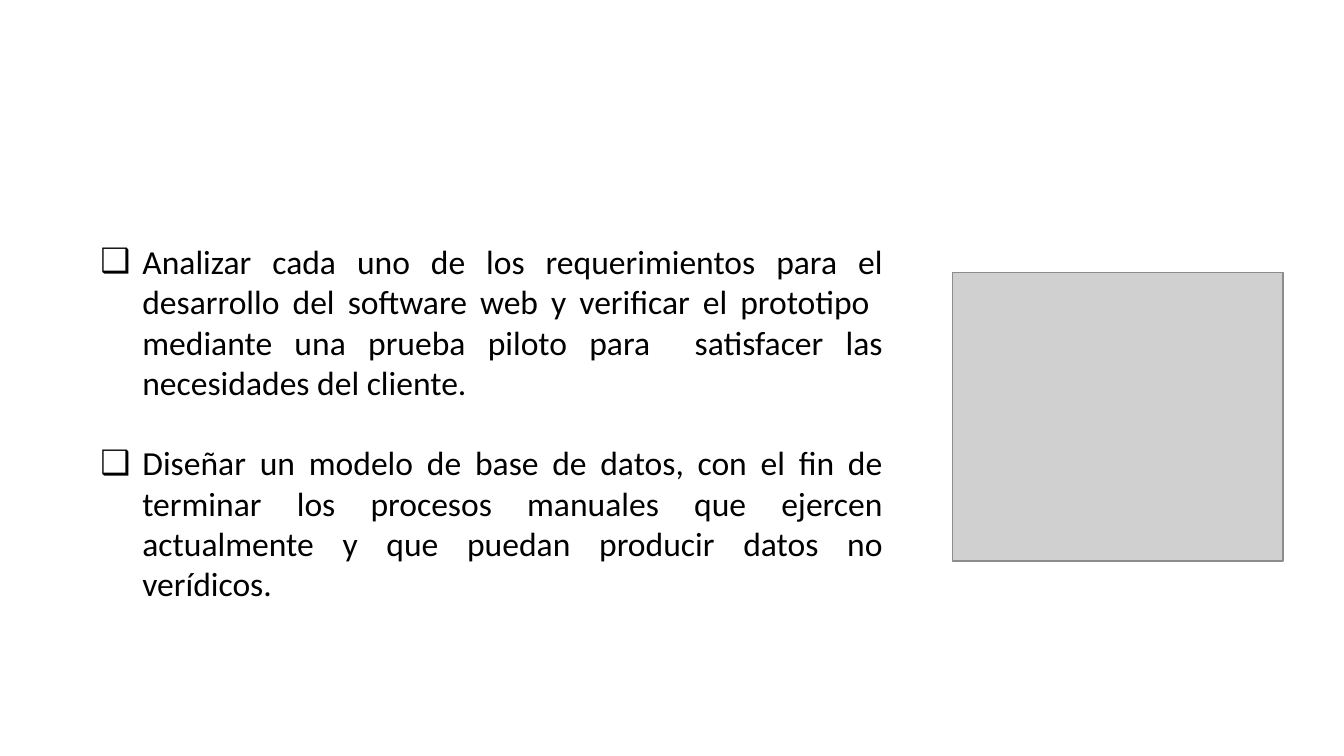
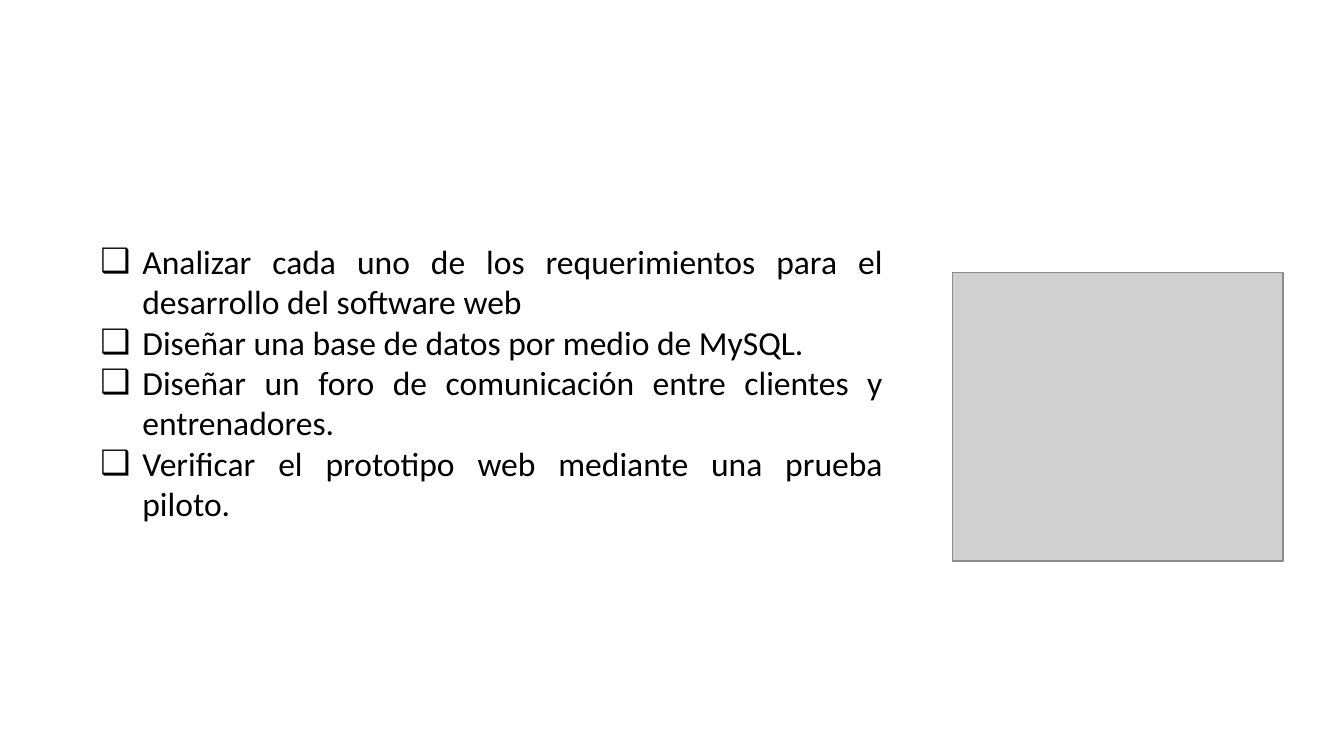
Before and after one commit to teamfsteelsystem/ProyectoFSS, a slide deck: slide 3 of Descripcion FSS/ExpoOficialFSS.pptx. Drawn at 1344x756 pixels with LibreOffice and Linux fonts; fonts in the diff are those of the drawing; grey boxes stand for pictures; background and template pictures are left out. Boxes give left, top, right and bottom in pixels: in the first picture for what was removed or moved away, otherwise in the second. Text is boxed around its words. In the diff, an @@ line names an element or a change of style, - is before the commit and + after.

```diff
--- a/Descripcion FSS/ExpoOficialFSS.pptx
+++ b/Descripcion FSS/ExpoOficialFSS.pptx
@@ text at <box>142,250,882,522</box>: text changed @@
-❑ Analizar cada uno de los requerimientos para el desarrollo del software web y verificar el prototipo mediante una prueba piloto para satisfacer las necesidades del cliente.
-❑ Diseñar un modelo de base de datos, con el fin de terminar los procesos manuales que ejercen actualmente y que puedan producir datos no verídicos.
+❑ Analizar cada uno de los requerimientos para el desarrollo del software web
+❑ Diseñar una base de datos por medio de MySQL.
+❑ Diseñar un foro de comunicación entre clientes y entrenadores.
+❑ Verificar el prototipo web mediante una prueba piloto.
```
Also in this commit, not shown: 1 other slide changed, 9 other files.
